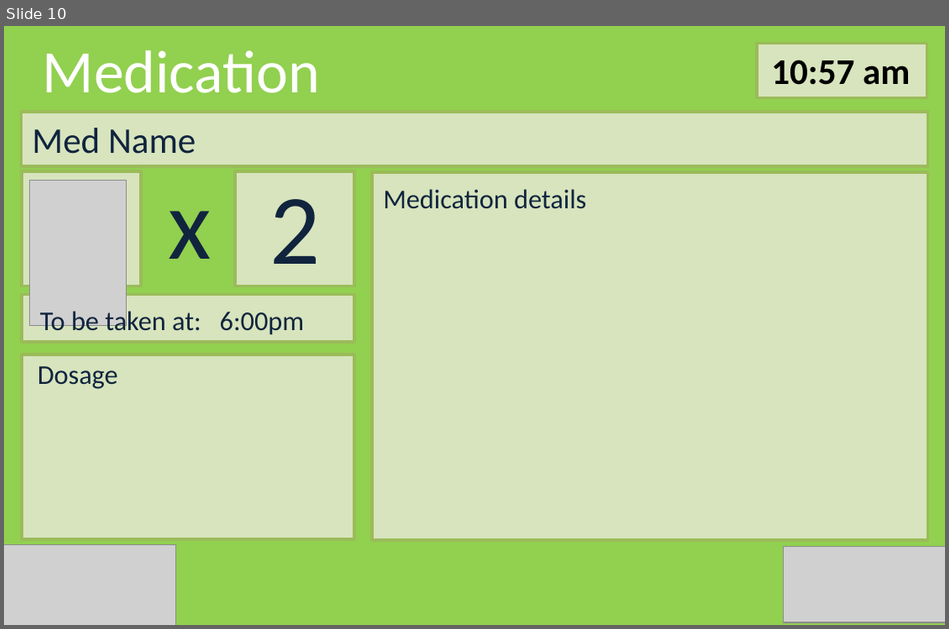
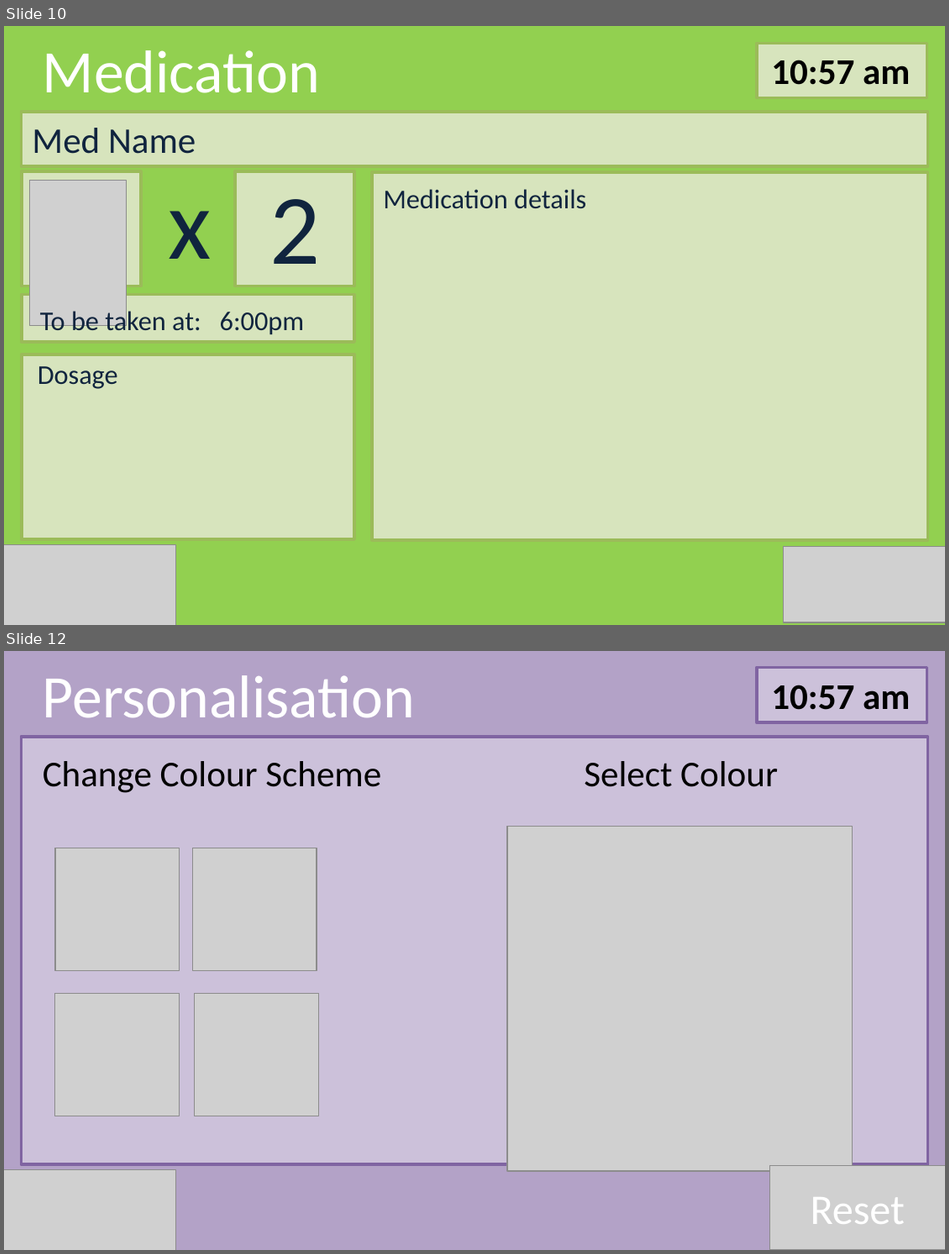
Before and after one commit to Gordo851/Design, a slide deck: story_board.pptx. Shown one above the other, each under a label of ours: slide 10 before the commit, slides 10 and 12 after it; the slides between them are not shown. The pictures are 949x629 and 949x1254 pixels, drawn with LibreOffice and Linux fonts; fonts in the diff are those of the drawing; grey boxes stand for pictures. Boxes give left, top, right and bottom in pixels: in the first picture for what was removed or moved away, otherwise in the second. Text is boxed around its words. In the diff, an @@ line names an element or a change of style, - is before the commit and + after.

```diff
--- a/story_board.pptx
+++ b/story_board.pptx
@@ slide 12 added at (4, 651, 945, 1250), background #B3A2C7 @@
@@ text added at (43, 675, 415, 718), 40 pt, text #FFFFFF @@
+Personalisation
@@ rectangle added at (757, 667, 927, 722), fill #CCC1DA, outline #8064A2 2 pt @@
@@ text added at (771, 685, 910, 710), 24 pt, text #000000, bold @@
+10:57 am
@@ rectangle added at (22, 737, 929, 1165), fill #CCC1DA, outline #8064A2 2 pt @@
@@ text added at (43, 761, 381, 793), 24 pt, text #000000 @@
+Change Colour Scheme
@@ text added at (584, 761, 778, 787), 24 pt, text #000000 @@
+Select Colour
@@ picture added at (507, 826, 852, 1170) @@
@@ picture added at (55, 848, 179, 970) @@
@@ picture added at (193, 848, 316, 970) @@
@@ picture added at (55, 993, 179, 1116) @@
@@ picture added at (194, 993, 318, 1116) @@
@@ picture added at (4, 1169, 175, 1250) @@
@@ picture added at (770, 1165, 945, 1250) @@
@@ text added at (810, 1197, 904, 1224), 28 pt, text #FFFFFF @@
+Reset
```
Also in this commit, not shown: 7 slides changed, 2 other slides added, 1 slide removed.
